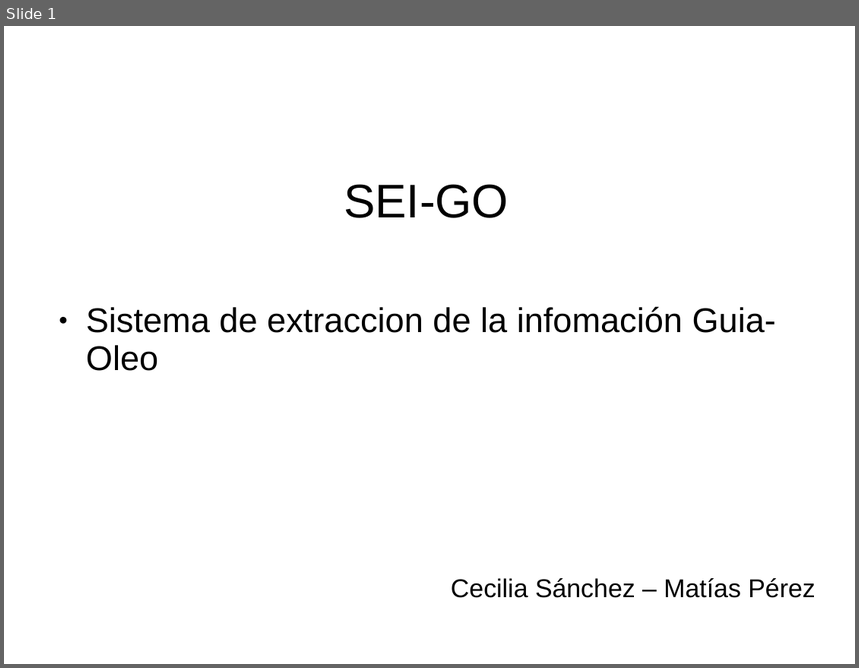
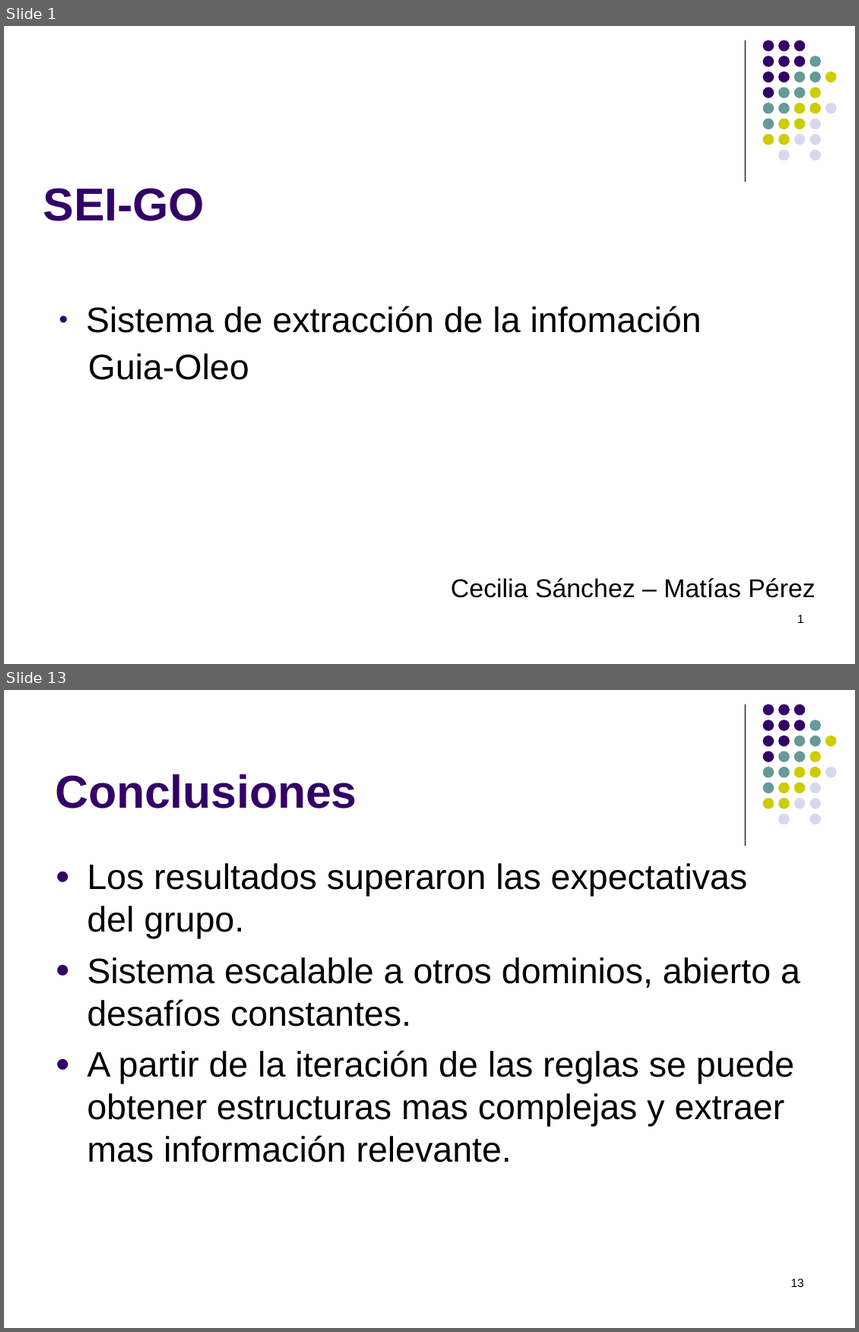
Before and after one commit to Maturuleco/ia2010primercuat, a slide deck: Presentacion/presentacion_final.ppt. Shown one above the other, each under a label of ours: slide 1 before the commit, slides 1 and 13 after it; the slides between them are not shown. The pictures are 859x668 and 859x1332 pixels, drawn with LibreOffice and Linux fonts; fonts in the diff are those of the drawing. Boxes give left, top, right and bottom in pixels: in the first picture for what was removed or moved away, otherwise in the second. Text is boxed around its words. In the diff, an @@ line names an element or a change of style, - is before the commit and + after.

```diff
--- a/Presentacion/presentacion_final.ppt
+++ b/Presentacion/presentacion_final.ppt
@@ slide 13 added at [4, 690, 855, 1328], background #FFFFFF; not listed: 32 template elements that a slide beside it also shows @@
@@ title added at [55, 774, 357, 809], 43 pt, text #330066, bold @@
+Conclusiones
@@ text added at [87, 863, 800, 1163], 33 pt, text #000000 @@
+● Los resultados superaron las expectativas del grupo.
+● Sistema escalable a otros dominios, abierto a desafíos constantes.
+● A partir de la iteración de las reglas se puede obtener estructuras mas complejas y extraer mas información relevante.
@@ page number added at [791, 1279, 804, 1287], 11 pt, text #000000 @@
+13
@@ slide 1 changed as well @@
@@ line added from (746, 40) to (746, 182), #000000 0.74 pt @@
@@ title "SEI-GO" at [44, 188, 205, 221]: size 44 to 43 pt, text colour #000000 to #330066, bold on; alignment centre to left; line spacing 0.93 to 1 @@
@@ group added at [763, 40, 837, 161]: 31 ellipses @@
@@ text at [86, 306, 702, 380]: text changed; size 32 to 33 pt @@
-● Sistema de extraccion de la infomación Guia-Oleo
+● Sistema de extracción de la infomación
+Guia-Oleo
@@ page number added at [797, 615, 804, 623], 11 pt, text #000000 @@
+1
```
Also in this commit, not shown: 1 other slide changed, 11 other slides added, 3 slides removed.
